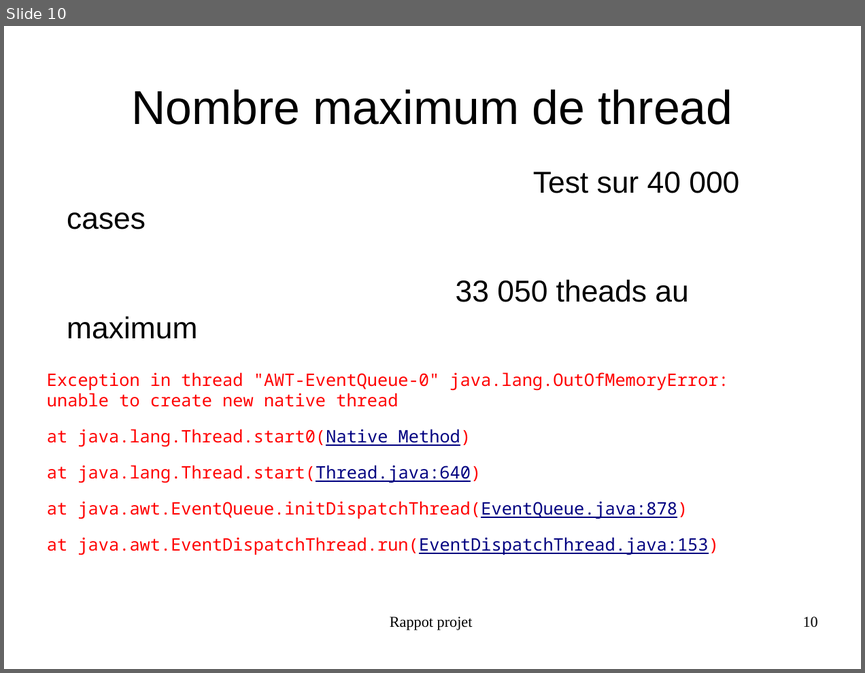
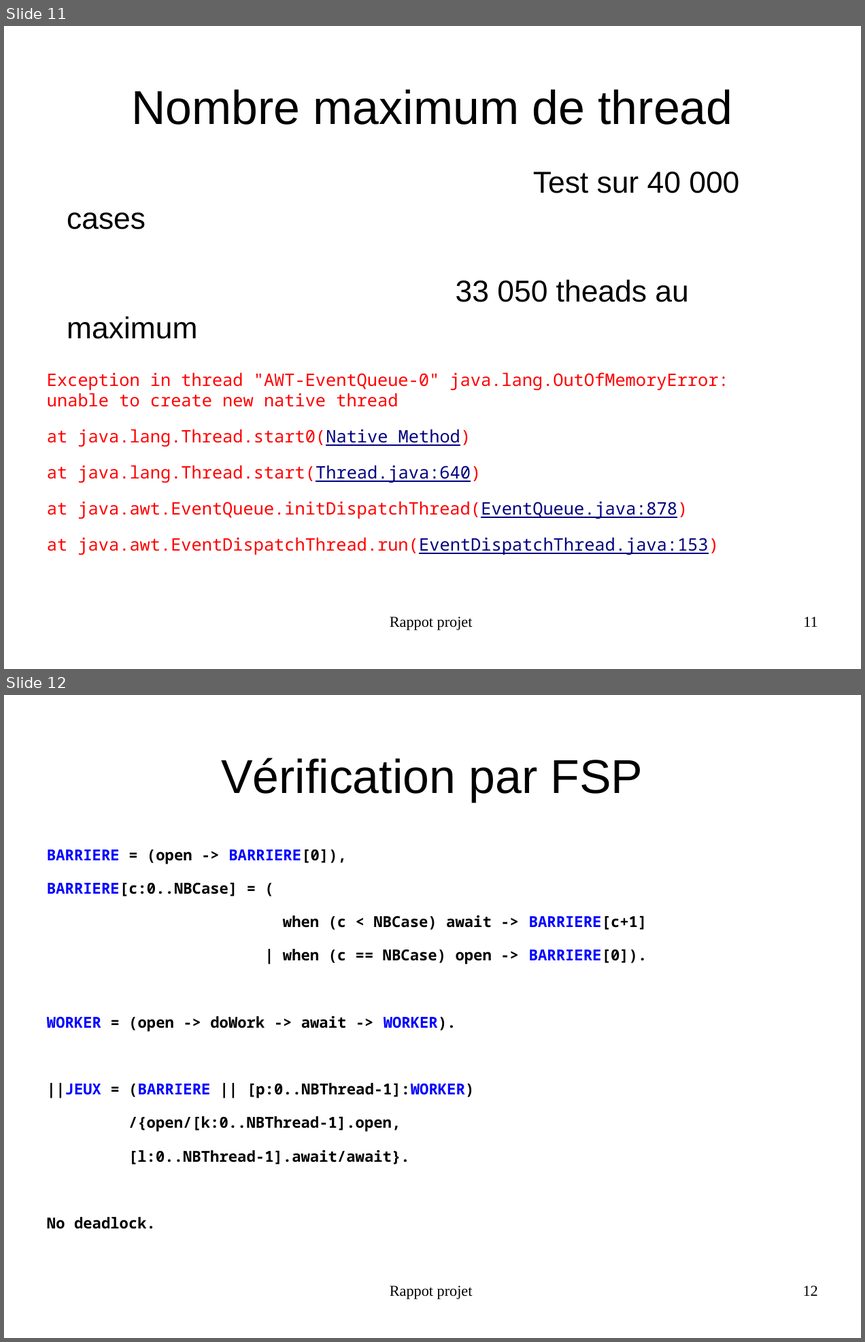
Before and after one commit to FabienInspiron/lifegame, a slide deck: Rapport/Presentation.odp. Shown one above the other, each under a label of ours: slide 10 before the commit, slides 11 and 12 after it. The pictures are 865x673 and 865x1342 pixels, drawn with LibreOffice and Linux fonts; fonts in the diff are those of the drawing. Boxes give left, top, right and bottom in pixels: in the first picture for what was removed or moved away, otherwise in the second. Text is boxed around its words. In the diff, an @@ line names an element or a change of style, - is before the commit and + after.

```diff
--- a/Rapport/Presentation.odp
+++ b/Rapport/Presentation.odp
@@ slide 12 added at <box>4,695,861,1338</box>, background #FFFFFF @@
@@ title added at <box>221,758,643,802</box>, 44 pt, text #000000 @@
+Vérification par FSP
@@ text added at <box>47,849,647,1164</box>, 14 pt, text #000000, bold @@
+BARRIERE = (open -> BARRIERE[0]),
+BARRIERE[c:0..NBCase] = (
+when (c < NBCase) await -> BARRIERE[c+1]
+| when (c == NBCase) open -> BARRIERE[0]).
+WORKER = (open -> doWork -> await -> WORKER).
+||JEUX = (BARRIERE || [p:0..NBThread-1]:WORKER)
+/{open/[k:0..NBThread-1].open,
+[l:0..NBThread-1].await/await}.
+No deadlock.
@@ text added at <box>390,1285,473,1299</box>, 14 pt, text #000000 @@
+Rappot projet
@@ page number added at <box>803,1285,818,1295</box>, 14 pt, text #000000 @@
+12
@@ what was slide 10 is now slide 11 @@
@@ page number at <box>803,616,817,626</box>: text changed @@
-10
+11
```
Also in this commit, not shown: 1 other slide added, 1 other file.
